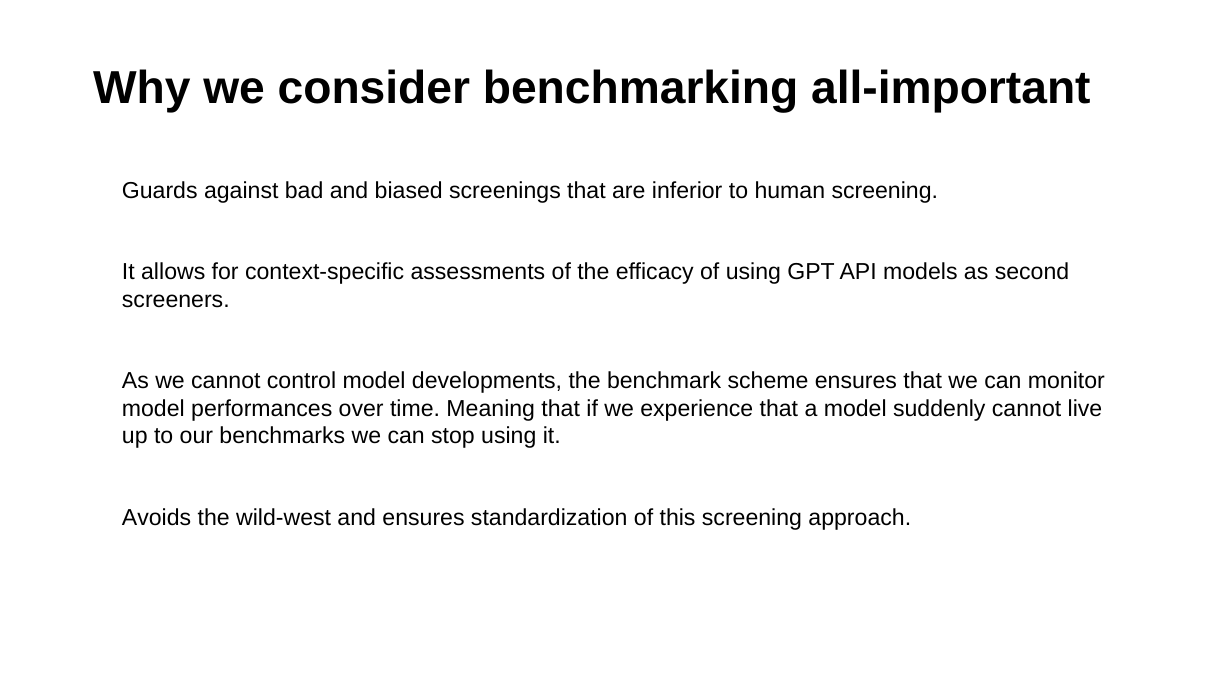
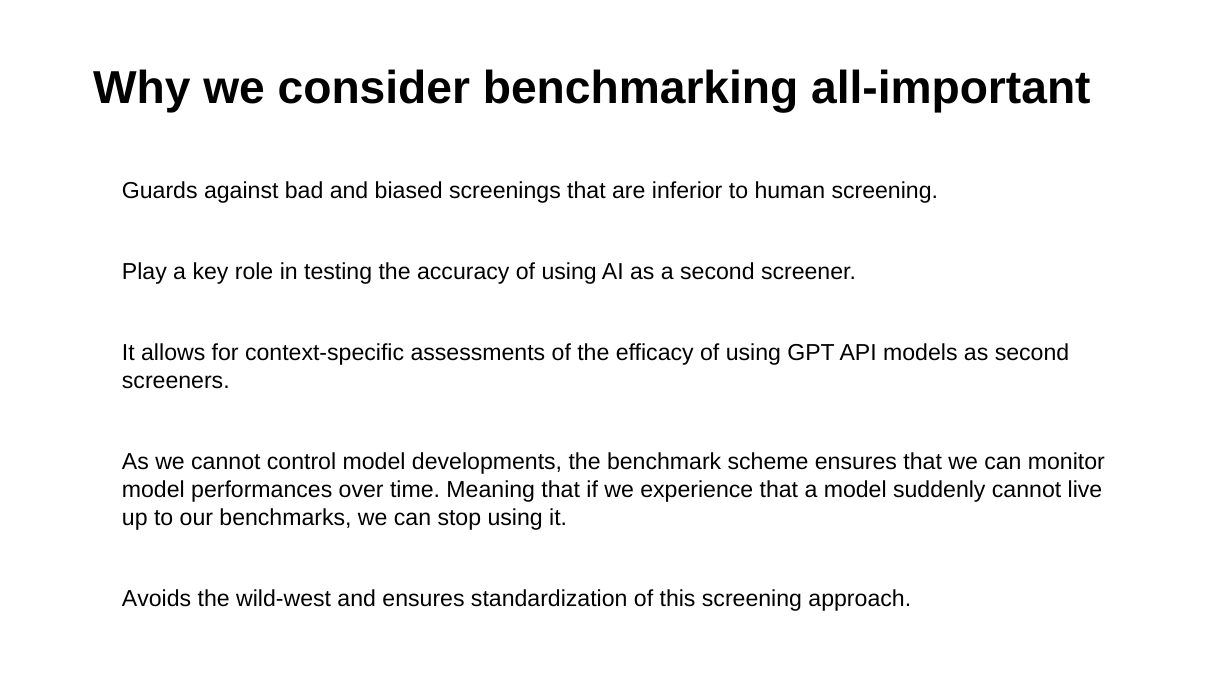
Before and after one commit to MikkelVembye/IRM2026, a slide deck: slide 9 of screen-with-gpt-models.pptx. Drawn at 1232x693 pixels with LibreOffice and Linux fonts; fonts in the diff are those of the drawing; background and template pictures are left out. Boxes give left, top, right and bottom in pixels: in the first picture for what was removed or moved away, otherwise in the second. Text is boxed around its words. In the diff, an @@ line names an element or a change of style, - is before the commit and + after.

```diff
--- a/screen-with-gpt-models.pptx
+++ b/screen-with-gpt-models.pptx
@@ text at [122,262,856,284]: paragraph added @@
+• Play a key role in testing the accuracy of using AI as a second screener.
@@ text at [122,452,1105,530]: text changed @@
-• As we cannot control model developments, the benchmark scheme ensures that we can monitor model performances over time. Meaning that if we experience that a model suddenly cannot live up to our benchmarks we can stop using it.
+• As we cannot control model developments, the benchmark scheme ensures that we can monitor model performances over time. Meaning that if we experience that a model suddenly cannot live up to our benchmarks, we can stop using it.
```
Also in this commit, not shown: 10 other slides changed, 1 slide removed, 1 other file.
